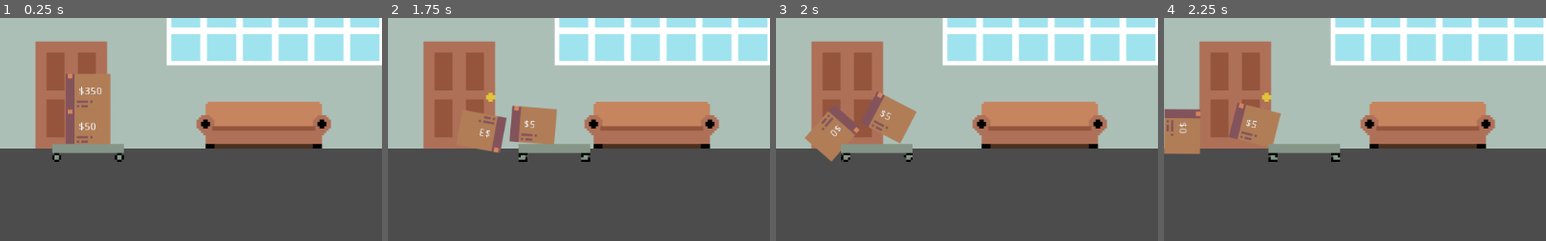
Above: before the commit, frames 1-4 (left to right).
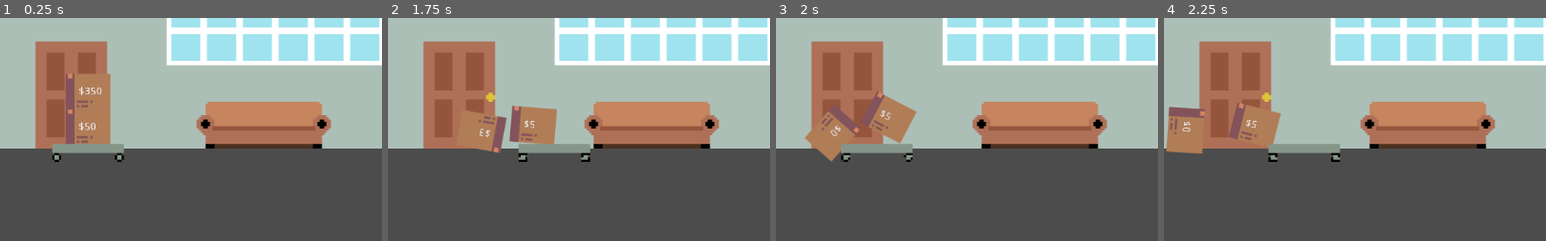
Above: after the commit, the same moments.

Repository: JMixson/moving-out-day
Game: Godot game, scene res://Scenes/Level 1.tscn
The game is run twice, just before and just after one commit, with the same random seed, the same clock (stepped at 60 frames per second) and the same inputs.
Inputs:
- Up to frame 1 (0.25 s): no input
- Up to frame 2 (1.75 s): tap Enter at 0.5 s; hold Right (ui_right) 0.53-1.28 s; hold Left (ui_left) from 1.28 s (still down)
- Up to frame 3 (2 s): keep holding Left (ui_left)
- Up to frame 4 (2.25 s): release Left (ui_left) at 2.03 s; hold Right (ui_right) from 2.03 s (still down)
The pictures show only the part of the screen within x 0-50%, y 43-93%; the shares and areas given below are measured in that part.

Frames 1-3 are identical in both runs. In frame 4, 0.6% of the frame differs, in the area x 0-11%, y 39-62%.

Commit message:
Extend Wall collision shapes
Prevents boxes from falling out of the scene.

Diff:
--- a/Scenes/Level 1.tscn
+++ b/Scenes/Level 1.tscn
@@ -5,7 +5,7 @@
 [ext_resource path="res://Scenes/Box.tscn" type="PackedScene" id=3]
 
 [sub_resource type="RectangleShape2D" id=1]
-extents = Vector2( 10, 221.5 )
+extents = Vector2( 26, 249.109 )
 
 [sub_resource type="RectangleShape2D" id=2]
 extents = Vector2( 512, 10 )
@@ -28,11 +28,11 @@
 }
 
 [node name="CollisionShape2D" type="CollisionShape2D" parent="Walls"]
-position = Vector2( -11, 208.5 )
+position = Vector2( -26, 221 )
 shape = SubResource( 1 )
 
 [node name="CollisionShape2D2" type="CollisionShape2D" parent="Walls"]
-position = Vector2( 1034, 210 )
+position = Vector2( 1050, 222.891 )
 shape = SubResource( 1 )
 
 [node name="Floor" type="StaticBody2D" parent="."]
